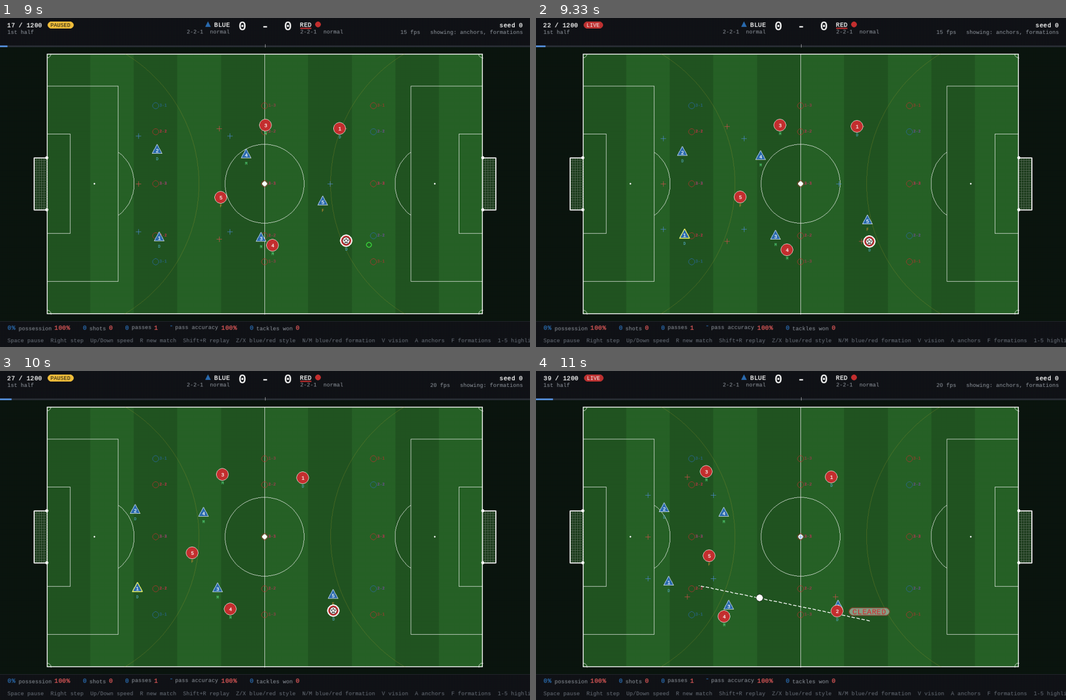
Above: before the commit, frames 1-4 (two rows, left to right).
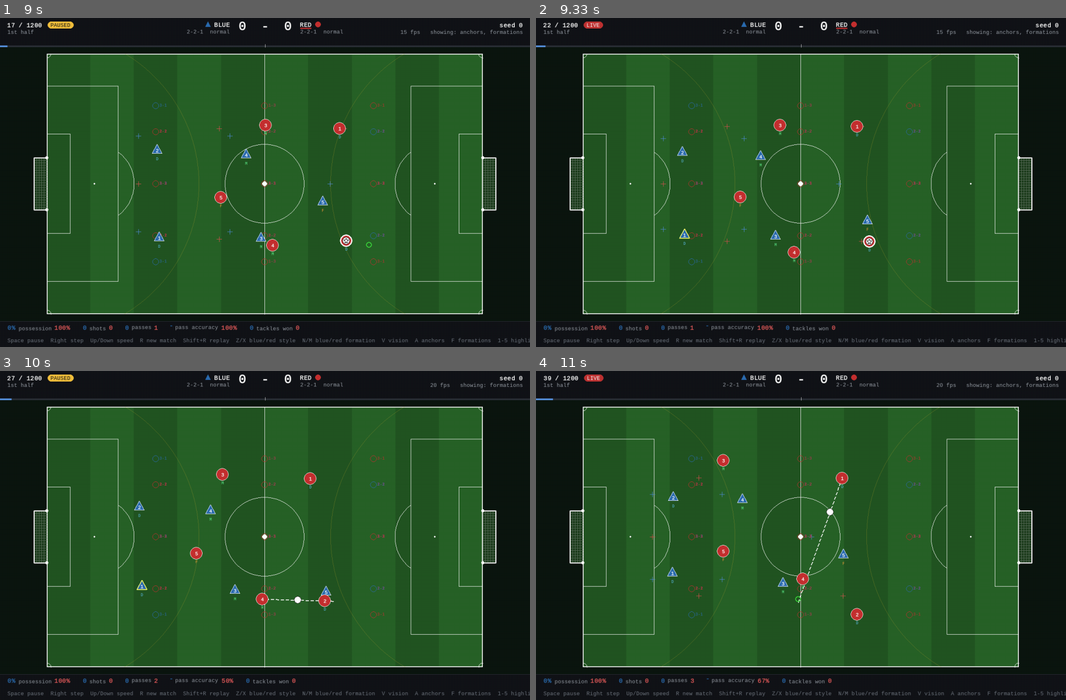
Above: after the commit, the same moments.

Repository: Ramji-Purwar/football-agent
Game: pygame game, started from football_adapt/scripts/pygame_render.py
The game is run twice, just before and just after one commit, with the same random seed, the same clock (stepped at 60 frames per second) and the same inputs.
Inputs:
- Up to frame 1 (9 s): tap 1 at 0.33, 0.82, 2.38, 3.62, 4.85, 7.58, 8.98 s; hold Down 0.67-1.13 s; tap Space at 0.73, 1.03, 1.23, 1.63, 1.93, 2.3, 2.7, 3, 3.2, 3.53, 3.83, 4.03, 4.37, 4.77, 5.07, 5.43, 5.83, 6.13, 6.67, 7, 7.3, 7.5, 7.83, 8.23, 8.53, 8.9 s; hold Up 1.17-1.53 s; tap A at 1.32, 2.78, 4.12, 5.52, 6.75, 7.92 s; hold Right 1.57-2.2 s; hold Down 2.23-2.6 s; hold Right 2.63-3.1 s; hold Up 3.13-3.43 s; hold Right 3.47-3.93 s; hold Down 3.97-4.27 s; hold Up 4.3-4.67 s; hold Right 4.7-5.33 s; hold Down 5.37-5.73 s; hold Right 5.77-6.23 s; tap F at 6.27 s; hold Up 6.6-6.9 s; hold Right 6.93-7.4 s; hold Down 7.43-7.73 s; hold Up 7.77-8.13 s; hold Right 8.17-8.8 s; hold Down from 8.83 s (still down)
- Up to frame 2 (9.33 s): release Down at 9.2 s; hold Right from 9.23 s (still down); tap Space at 9.3 s
- Up to frame 3 (10 s): tap A at 9.38 s; tap Space at 9.6, 9.8 s; release Right at 9.7 s; hold Up from 9.73 s (still down)
- Up to frame 4 (11 s): release Up at 10.03 s; hold Right 10.07-10.53 s; tap Space at 10.13, 10.43, 10.63, 10.97 s; tap 1 at 10.22 s; hold Down 10.57-10.87 s; tap A at 10.72 s; hold Up from 10.9 s (still down)

Frame 1 is identical in both runs. In frame 2, 0.1% of the frame differs, in the area x 46-50%, y 68-75%; in frame 3, 1.0%; in frame 4, 1.7%, in the area x 20-67%, y 25-95%.

Commit message:
Trained till v3

Diff:
--- a/football_adapt/configs/default.yaml
+++ b/football_adapt/configs/default.yaml
@@ -68,7 +68,8 @@
   # over a match, so a win always counts for more than any sum of them. "Own" terms go to the player who earned
   # them (per_player), the others to every player.
   scale: 0.001
-  eta: 1000.0                         # end of match: + for a win, - for a loss, 0 for a draw
+  eta: 0.0                            # end of match: + for a win, - for a loss, 0 for a draw (off: the goals already
+                                      # make the goal difference, so the result is not paid again)
   goal: 100.0                         # we score +, they score -
   small_cap: 50.0
   per_player: true                    # own terms to the player who earned them, and every player his own value and
@@ -205,6 +206,7 @@
     # opponent seen within `lane` m of the ball's line; if none is seen, a point `lead` m ahead of the ball.
     close_down:    {enabled: true, lane: 6.0, lead: 15.0}
     counter:       {steps: 15, lead_mult: 1.6, fwd_mult: 1.5}          # after winning it, run further and pass forward early
+    call_help:     {enabled: true, trigger: 6.0}                        # carrier pressed: the nearest teammate comes to offer a pass
     assist:        {enabled: true}                                      # give it to a teammate with a clearly better shot
     box:           {x: 0.7, wide: 8.0, post_gap: 8.0, cutback_gap: 18.0}   # ball wide in the final third: far-post run + cut-back spot
     overlap:       {trigger: 12.0, ahead: 8.0, wide: 7.0, max_dev: 18.0}   # wide midfielder runs round the outside of the carrier
@@ -223,8 +225,10 @@
   space:   {radius: 6.0, w_mates: 0.5, w_move: 0.2}   # off-ball attackers drift up to radius m toward free space (0 = off)
   carrier: {press_dist: 3.0, press_relief: 0.2, better_margin: 0.1,
             back_tol: 2.0, free_dist: 8.0, carry_free: 10.0, carry_step: 4.0,
-            release_dist: 6.0, release_shoot: 0.0}   # defender within release_dist: shoot (bar lowered) or pass to a free man now   # back passes only under pressure (defender within press_dist): to a teammate with no
-                                                  # visible defender within free_dist (and inside my own vision)
+            release_dist: 6.0, release_shoot: 0.0,    # defender within release_dist: shoot (bar lowered) or pass to a free man now
+            stall_steps: 30, stall_dist: 2.0}         # stood within stall_dist m with the ball for stall_steps: pass or clear (0 = off)
+  # back passes only under pressure (defender within press_dist): to a teammate with no visible defender within
+  # free_dist (and inside my own vision)
   # Hunt: zonal defence leaves a ball alone that stays outside every zone, so the other team could sit on it deep in
   # its own half for the rest of the match. The steps of one possession of theirs in which none of us is pressing the
   # ball are counted; past `after` the `n` nearest players leave their zones and go for it, until we have the ball
--- a/football_adapt/opponent/controller.py
+++ b/football_adapt/opponent/controller.py
@@ -47,6 +47,7 @@
         self.prev_ball = None               # where the team saw the ball on the last step (to tell where a pass is going)
         self.unpressed = 0                  # steps of the other team's possession with none of us on the ball (see hunt)
         self.hunting = False                # they sat on it for too long: the nearest players are going to get it
+        self._hold = None                   # (where the carrier is standing, steps he has stood there with it): see stall
         self._lanes = {}                    # passing lanes cut on the last step: {player: point} (see lanes)
         self._tackle_idx = ActionSpace(cfg.actions.n_directions).index_of_kind(Kind.TACKLE)
 
@@ -132,6 +133,8 @@
         self.cp_timer = max(0, self.cp_timer - 1)
         self.ca_timer = max(0, self.ca_timer - 1)
         self.mover_timer = max(0, self.mover_timer - 1)
+        if poss != OWN:
+            self._hold = None
         if poss == OTHER:
             self.poss_steps = 0
         elif poss == OWN or self.last_poss == OWN:                   # we hold it, or our own pass is in the air
@@ -222,7 +225,22 @@
         closer = self._close_down(obs, pos, ball) if poss == LOOSE and self.last_poss == OTHER else None
         self.prev_ball = ball
         return dict(pos=pos, anchors=anchors, ball=ball, poss=poss, presser=presser, nearest=nearest, cover=cover,
-                    chasers=chasers, presser2=presser2, lanes=lanes, hunters=hunters, closer=closer)
+                    chasers=chasers, presser2=presser2, lanes=lanes, hunters=hunters, closer=closer,
+                    helper=self._help_call(obs, pos))
+
+    def _help_call(self, obs, pos):
+        """The carrier is under pressure (a defender he sees within call_help.trigger): he calls, and the teammate
+        nearest to him goes to a free spot beside him, so that he has somebody to pass to. (j, carrier position)"""
+        ch = self.mv.call_help
+        if not ch.enabled:
+            return None
+        for c, o in obs.items():
+            if o.has_ball:
+                defs = self._visible_defenders(o)
+                if defs and min(dist(d, o.pos) for d in defs) <= ch.trigger:
+                    mates = [j for j in obs if j != c]
+                    return min(mates, key=lambda j: (dist(pos[j], o.pos), j)), o.pos
+        return None
 
     def _close_down(self, obs, pos, ball):
         """Their pass is in the air: (player, point) for the one of us who goes to meet the receiver, or None.
@@ -485,6 +503,18 @@
             if not (alone and dist(pos, self.goal) > self.at.shoot_close):
                 return Action(Kind.SHOOT)
             return Action(Kind.DRIBBLE_GOAL)
+        # a carrier who has stood with the ball for stall_steps (blocked, nobody to pass to, nobody tackling) must
+        # not wait for ever: the best safe pass if there is one, else he clears it
+        stall = self.cr.stall_steps
+        if stall > 0:
+            if self._hold is None or dist(self._hold[0], pos) > self.cr.stall_dist:
+                self._hold = (pos.copy(), 0)
+            else:
+                self._hold = (self._hold[0], self._hold[1] + 1)
+            if self._hold[1] >= stall:
+                if cands:
+                    return self._pass_act(max(cands, key=lambda c: (c[0], c[1], c[2])))
+                return Action(Kind.CLEAR, self._clear_target(o, defs))
         # 2. pass forward or square: best safe teammate; under pressure the bar is lower. Never backward here.
         fwd_cands = [c for c in cands if o.teammate_pos[c[2]][0] >= pos[0] - self.cr.back_tol]
         if fwd_cands:
@@ -556,6 +586,8 @@
         # pass and move: I just passed, so I keep running forward for a few steps (the return pass makes a one-two)
         if j == self.mover and self.mover_timer > 0:
             return spot(np.array([min(o.pos[0] + mv.pass_move.run, L - self.run.goal_gap), o.pos[1]]))
+        if ctx["helper"] is not None and ctx["helper"][0] == j:      # the carrier is pressed and calls: show for it
+            return MOVE_TO(self._free_spot(o, self._offer_target(o, home, ctx["helper"][1])))
         if carrier is not None:
             c_side = np.sign(carrier[1] - W / 2)
             wide = abs(carrier[1] - W / 2) > mv.box.wide
--- a/football_adapt/tests/test_smoke.py
+++ b/football_adapt/tests/test_smoke.py
@@ -657,7 +657,7 @@
     _, _, done, info = env.step(stay)
     r = env.cfg.reward
     assert done and np.isclose(info["reward_parts"]["terminal"], r.eta * r.scale)
-    assert r.eta > 5 * r.small_cap                                       # a win outweighs any sum of small terms
+    assert r.eta + r.goal > r.small_cap                                  # the result and the goals outweigh the small terms
 
 
 def test_a_loose_pass_picked_up_by_them_costs_the_passer():
--- a/football_adapt/training/train.py
+++ b/football_adapt/training/train.py
@@ -9,6 +9,12 @@
 --opp-eps-start 0.5 is the easy start: the opponent's players act at random half of the time, and the opponent is
 made stronger step by step as our team gets ahead of it (see EPS_STEP below). The evaluations are always against
 the opponent at full strength. Against the full-strength opponent from step 0 a new policy never gets near the goal.
+
+--matches N trains by whole matches: every update is one full match of each game, from kick-off to the final
+whistle, so every choice is judged by what really followed it in that match (with --lam 1: the points that came
+after it, the result included, added up after the match). --eval-every sets the matches between evaluations:
+
+   python -m training.train --name r --workers --opp-eps-start 0.5 --matches 5000 --eval-every 500 --lam 1.0
 
 Everything goes to runs/<name>/: config.json, log.jsonl (one line per update and per evaluation), ckpt.pt and,
 when the run is finished, result.json. Running the SAME command again resumes from ckpt.pt, so a run survives a
@@ -216,11 +222,15 @@
             p.join()
 
 
-def evaluate(actor: Actor, overrides: dict, scen: dict, n: int) -> dict:
-    """n full matches with fixed seeds. Returns the mean of every summary field, plus W = wins + draws / 2."""
+def _eval_matches(job):
+    """Some evaluation matches, each with its own fixed seed (one process of evaluate)."""
+    weights, dims, overrides, scen, seeds = job
+    torch.set_num_threads(1)
+    actor = Actor(*dims)
+    actor.load_state_dict(weights)
     env = FootballEnv(load_config(overrides=overrides))
     eps = []
-    for seed in range(EVAL_SEED0, EVAL_SEED0 + n):
+    for seed in seeds:
         obs, _ = env.reset(seed=seed, **sample_reset(scen, np.random.default_rng(seed)))
         env.set_shaping_weight(0.0)
         agent = MAPPOAgent(actor, seed=seed)
@@ -228,6 +238,22 @@
         while not done:
             obs, _, done, _ = env.step(agent.act(obs))
         eps.append(summary(env, 0.0))
+    return eps
+
+
+def evaluate(actor: Actor, overrides: dict, scen: dict, n: int, procs: int = 1) -> dict:
+    """n full matches with fixed seeds, played by `procs` processes side by side (the same matches either way).
+    Returns the mean of every summary field, plus W = wins + draws / 2."""
+    first = actor.encoder[0] if actor.recurrent else actor.body[0]
+    dims = (first.in_features, actor.head.out_features, actor.head.in_features, actor.recurrent)
+    seeds = list(range(EVAL_SEED0, EVAL_SEED0 + n))
+    jobs = [({k: v.detach().clone() for k, v in actor.state_dict().items()}, dims, overrides, scen, seeds[i::procs])
+            for i in range(max(1, min(procs, n)))]
+    if len(jobs) == 1:
+        eps = _eval_matches(jobs[0])
+    else:
+        with mp.Pool(len(jobs)) as pool:
+            eps = [e for part in pool.map(_eval_matches, jobs) for e in part]
     actor.train()
     out = {k: float(np.mean([e[k] for e in eps])) for k in eps[0]}
     out["W"] = out["win"] + 0.5 * out["draw"]
@@ -359,9 +385,14 @@
                     help="steps over which shaping falls to 0 (with the easy start: counted from full strength)")
     ap.add_argument("--opp-eps-start", type=float, default=None,
                     help="easy start: opponent randomness to begin with, see EPS_STEP (default: the opponent as configured)")
+    ap.add_argument("--matches", type=int, default=None,
+                    help="train by whole matches: this many matches in all (summed over the games), each update one "
+                         "full match of every game (sets --rollout-len to the match length and --total-steps)")
     # evaluation and checkpoints
+    ap.add_argument("--eval-every", type=int, default=400, help="with --matches: matches between evaluations")
     ap.add_argument("--eval-interval", type=int, default=250_000)
     ap.add_argument("--eval-matches", type=int, default=20)
+    ap.add_argument("--eval-procs", type=int, default=1, help="processes that play the evaluation matches side by side")
     ap.add_argument("--final-eval-matches", type=int, default=100)
     ap.add_argument("--ckpt-interval", type=int, default=50_000)
     args = ap.parse_args(argv)
@@ -402,6 +433,11 @@
         overrides["opponent.switching.mode"] = args.switching
     overrides.update(set_overrides(args.set))
     cfg = load_config(overrides=overrides)
+    if args.matches:                           # by whole matches: one update = one full match of every game
+        T = int(cfg.time.T)
+        if args.actor == "gru" and T % args.seq_len:
+            raise SystemExit(f"--matches with --actor gru needs a match length that is a multiple of --seq-len")
+        args.rollout_len, args.total_steps, args.eval_interval = T, args.matches * T, args.eval_every * T
     scen = dict(our_formation=args.our_formation or cfg.formations.ours, radius=args.radius, zeta=args.zeta,
                 opp_formations=args.opp_formations or [cfg.formations.opponent],
                 opp_styles=args.opp_styles or [cfg.styles.opponent], sigmas=args.sigmas)
@@ -463,6 +499,25 @@
     next_eval = (step // args.eval_interval + 1) * args.eval_interval
     next_ckpt = (step // args.ckpt_interval + 1) * args.ckpt_interval
 
+    t_start, step_start, last_eval = time.time(), step, None
+
+    def progress():
+        """runs/<name>/progress.txt: how far the run is, for a look at any time (cat it)."""
+        T_ = R if args.matches else cfg.time.T
+        done_m, total_m = step // T_, args.total_steps // T_
+        el = time.time() - t_start
+        rate = (step - step_start) / T_ / el if el > 0 else 0.0
+        left = max(0, total_m - done_m) / rate if rate > 0 else float("nan")
+        hms = lambda x: "?" if x != x else time.strftime("%H:%M:%S", time.gmtime(x))
+        txt = (f"{name}: {done_m:,} / {total_m:,} matches finished ({100 * done_m / max(total_m, 1):.1f}%), "
+               f"{rate * 60:.0f} matches a minute, elapsed {hms(el)}, about {hms(left)} left (evaluations not counted)\n")
+        if last_eval is not None:
+            txt += (f"last evaluation (after {last_eval[0]:,} matches, {last_eval[1]['matches']} matches at full strength): "
+                    f"W {last_eval[1]['W']:.2f}, goals {last_eval[1]['goals_for']:.2f} - "
+                    f"{last_eval[1]['goals_for'] - last_eval[1]['goal_diff']:.2f}\n")
+        with open(run / "progress.txt", "w") as f:
+            f.write(txt)
+
     while step < args.total_steps:
         t0, w = time.time(), shaping_w()
         buf, val, episodes = vec.rollout(actor, critic, R, (w, eps))
@@ -477,7 +532,8 @@
         if episodes:
             row.update({k: float(np.mean([e[k] for e in episodes])) for k in episodes[0]})
         write("train", **row)
-        print(f"[{name}] step {step:>9,}  {row['sps']:6.0f} steps/s  ent {row['entropy']:.2f}  v_loss {row['v_loss']:.4f}"
+        progress()
+        print(f"[{name}] " + (f"match {step // R:>6,}  " if args.matches else "") + f"step {step:>9,}  {row['sps']:6.0f} steps/s  ent {row['entropy']:.2f}  v_loss {row['v_loss']:.4f}"
               + (f"  win {row['win']:.2f}  goal_diff {row['goal_diff']:+.2f}  shaping {row['shaping_return']:+.2f}"
                  if episodes else "") + ("" if eps is None else f"  opp_eps {eps:.2f}"), flush=True)
         if eps is not None:                    # the easy start: see EPS_STEP at the top of this file
@@ -495,13 +551,14 @@
             checkpoint()
             next_ckpt = (step // args.ckpt_interval + 1) * args.ckpt_interval
         if step >= next_eval and step < args.total_steps:
-            ev = evaluate(actor, overrides, scen, args.eval_matches)
+            ev = evaluate(actor, overrides, scen, args.eval_matches, args.eval_procs)
             write("eval", **ev)
+            last_eval = (step // (R if args.matches else cfg.time.T), ev)
             print(f"[{name}] EVAL at {step:,}: W {ev['W']:.2f}  win {ev['win']:.2f}  goal_diff {ev['goal_diff']:+.2f}", flush=True)
             next_eval = (step // args.eval_interval + 1) * args.eval_interval
 
     vec.close()
-    ev = evaluate(actor, overrides, scen, args.final_eval_matches)
+    ev = evaluate(actor, overrides, scen, args.final_eval_matches, args.eval_procs)
     write("final", **ev)
     with open(done, "w") as f:
         json.dump({"name": name, "step": step, "args": vars(args), "scenario": scen, **ev}, f, indent=2)
Not shown, changed: README.md
Not shown, changed: docs/codebase.md
Not shown, changed: docs/game.md
Not shown, changed: docs/training.md
